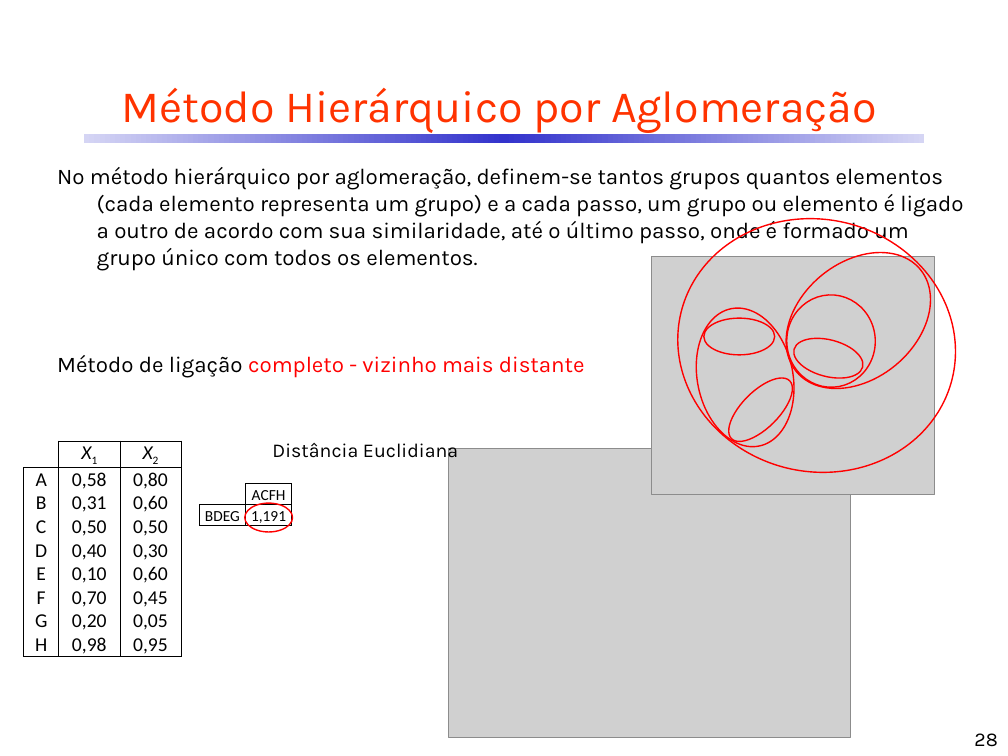
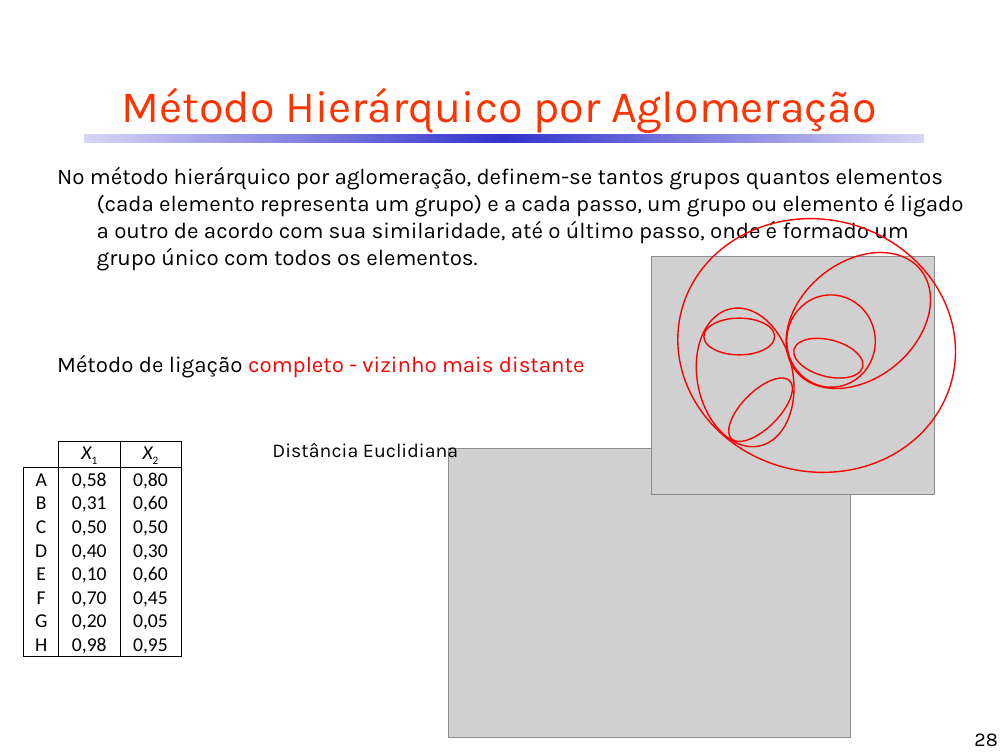
Before and after one commit to CDRenno/Estatistica, a slide deck: slide 28 of ppt/13AAgrup.pptx. Drawn at 1008x756 pixels with LibreOffice and Linux fonts; fonts in the diff are those of the drawing; grey boxes stand for pictures. Boxes give left, top, right and bottom in pixels: in the first picture for what was removed or moved away, otherwise in the second. Text is boxed around its words. In the diff, an @@ line names an element or a change of style, - is before the commit and + after.

```diff
--- a/ppt/13AAgrup.pptx
+++ b/ppt/13AAgrup.pptx
@@ rectangle added at (195,467,330,536), fill #FFFFFF @@
@@ table removed at (200,484,292,530), 2 rows, 2 columns @@
- | ACFH
-BDEG | 1,191
@@ ellipse removed at (245,503,292,532) @@
```
Also in this commit, not shown: 17 other slides changed, 1 other file.
